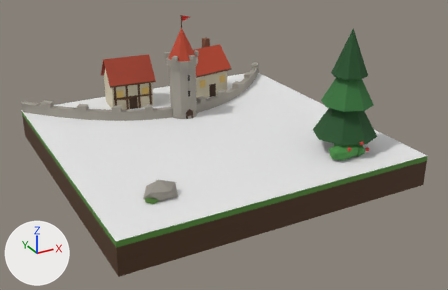
Before and after pictures for a commit that changed the glTF model assets/tiles3d/classic/capRS.glb.
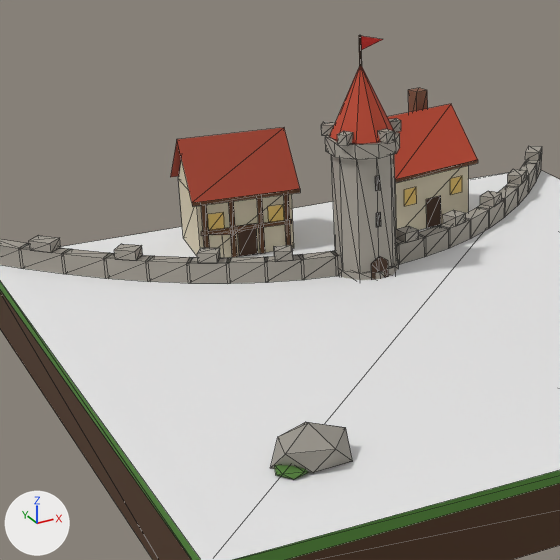
There are two pictures of each version: one whole from a 50 mm lens placed at (-1.76, -3.43, 1.79), pointed at (0.03, -0.18, 0.16), one close up on the part from 6% to 59% of the width and 0% to 82% of the height. Lighting does not change. The marker at lower left points along +X, +Y and +Z. The last two pictures show the newer version. The close-ups show mesh edges as thin lines. Vertices at exactly the same position are counted once.

The scene before the commit, as lines of its bpy script (objects in view):
```python
me_caprs = bpy.data.meshes.new('capRS')
me_caprs.from_pydata(...)  # 699 vertices, 898 faces; spans x -1.0..1.0, y -1.0..1.0, z 0.0..0.96
# faces by material slot: [2, 896]
me_caprs.materials.append(mat_tileface)
me_caprs.materials.append(mat_tileatlas)
ob_caprs = bpy.data.objects.new('capRS', me_caprs)
ob_caprs.location = (0.0, 0.0, 0.0)
```
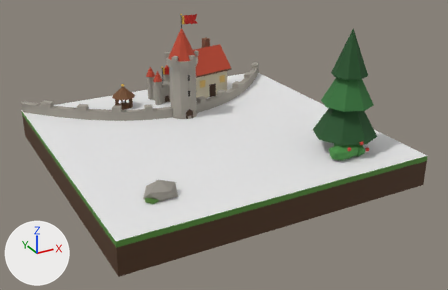
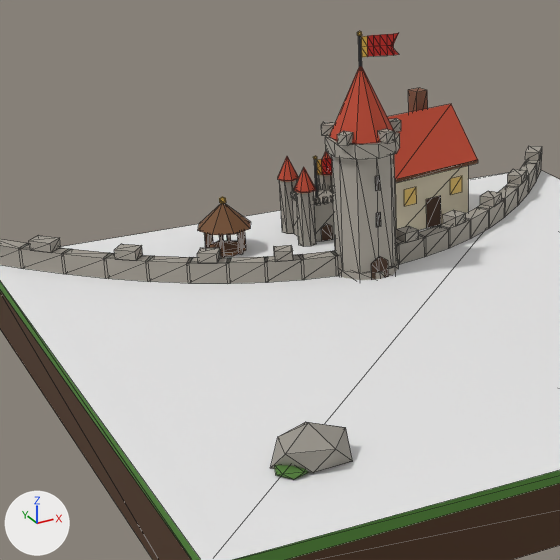
Where the change shows, as pixel boxes (x1, y1, x2, y2) in the close-ups (560 x 560 px):
'capRS', reshaped
    before: (0, 35, 560, 560)
    after: (0, 31, 560, 560)
part 1 of me_caprs, added
    after: (293, 190, 335, 242)
part 2 of me_caprs, added (mostly hidden)
    after: (319, 175, 333, 191)
part 3 of me_caprs, added
    after: (296, 191, 316, 247)
part 4 of me_caprs, added
    after: (294, 168, 316, 193)
part 5 of me_caprs, added
    after: (280, 180, 297, 234)
part 6 of me_caprs, added
    after: (321, 151, 332, 175)
part 7 of me_caprs, added
    after: (314, 160, 318, 197)
part 8 of me_caprs, added
    after: (278, 156, 299, 181)
part 9 of me_caprs, added
    after: (321, 224, 333, 241)
part 10 of me_caprs, added (red)
    after: (361, 33, 399, 57)
part 11 of me_caprs, added
    after: (317, 158, 332, 175)
part 12 of me_caprs, deleted (red)
    before: (170, 128, 300, 258)
part 13 of me_caprs, reshaped
    before: (361, 36, 383, 50)
    after: (357, 31, 362, 66)

The edits, one by one:
me_caprs is used by ob_caprs; location (0.0, 0.0, 0.0).
me_caprs had 699 vertices, 898 faces and spanned x -1.0..1.0, y -1.0..1.0, z 0.0..0.96.
me_caprs now has 985 vertices, 1352 faces and spans x -1.0..1.0, y -1.0..1.0, z 0.0..0.96.
me_caprs part 1: the loose piece of 8 vertices spanning x -0.26..-0.25, y 0.71..0.72, z 0.2..0.28 is copied, and the copy is scaled about its middle by (13.6, 13.6, 1.55), then moved by (0.26, 0.0, 0.02); it spans x -0.07..0.07, y 0.65..0.79, z 0.2..0.32.
me_caprs part 2: a new loose piece, an 8-sided cylinder along z spanning x 0.038..0.098, y 0.758..0.818, z 0.2..0.38, in mat_tileatlas.
me_caprs part 3: a new loose piece, an 8-sided cylinder along z spanning x -0.098..-0.038, y 0.622..0.682, z 0.2..0.38, in mat_tileatlas.
me_caprs part 4: a new loose piece, an 8-sided cone pointing to +z spanning x -0.104..-0.032, y 0.616..0.688, z 0.38..0.454, in mat_tileatlas.
me_caprs part 5: a new loose piece, an 8-sided cylinder along z spanning x -0.098..-0.038, y 0.758..0.818, z 0.2..0.38, in mat_tileatlas.
me_caprs part 6: a new loose piece, an 8-sided cone pointing to +z spanning x 0.032..0.104, y 0.752..0.824, z 0.38..0.454, in mat_tileatlas.
me_caprs part 7: a new loose piece, a 5-sided cylinder along z spanning x -0.003..0.003, y 0.7174..0.7232, z 0.324..0.4505, in mat_tileatlas.
me_caprs part 8: a new loose piece, an 8-sided cone pointing to +z spanning x -0.104..-0.032, y 0.752..0.824, z 0.38..0.454, in mat_tileatlas.
me_caprs part 9: the loose piece of 5 vertices spanning x -0.03..0.03, y 0.26, z 0.19..0.27 is copied, and the copy is scaled about its middle by (0.667, 1, 0.696), then moved by (0.0, 0.39, 0.0); it spans x -0.02..0.02, y 0.65, z 0.2..0.26.
me_caprs part 10: a new loose piece of 21 vertices spanning x 0.0..0.12, y 0.35..0.36, z 0.84..0.91, in mat_tileatlas.
me_caprs part 11: a new loose piece of 21 vertices spanning x 0.0..0.1, y 0.71..0.72, z 0.39..0.45, in mat_tileatlas.
me_caprs part 12: 11 loose pieces with 54 vertices, spanning x -0.44..-0.08, y 0.6..0.92, z 0.2..0.56, are deleted.
me_caprs part 13: 2 vertices removed from x 0.0..0.07, y 0.36, z 0.87..0.89; 13 vertices added at x -0.01..0.01, y 0.35..0.37, z 0.81..0.92.
Other edits to the shape of me_caprs do not show in these pictures.
